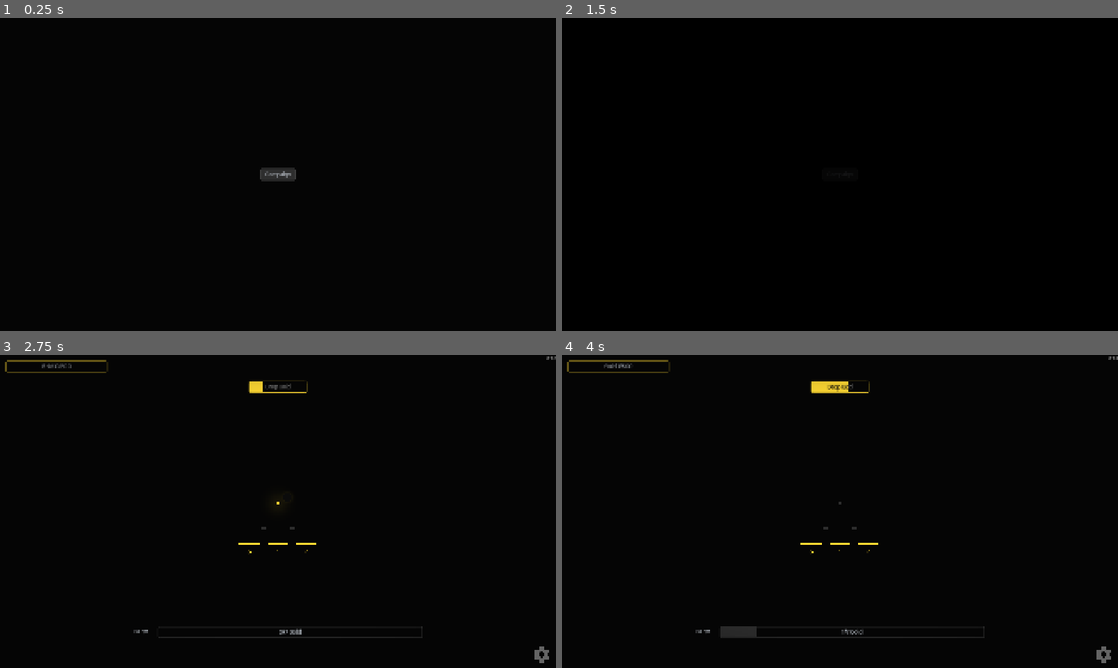
Above: before the commit, frames 1-4 (two rows, left to right).
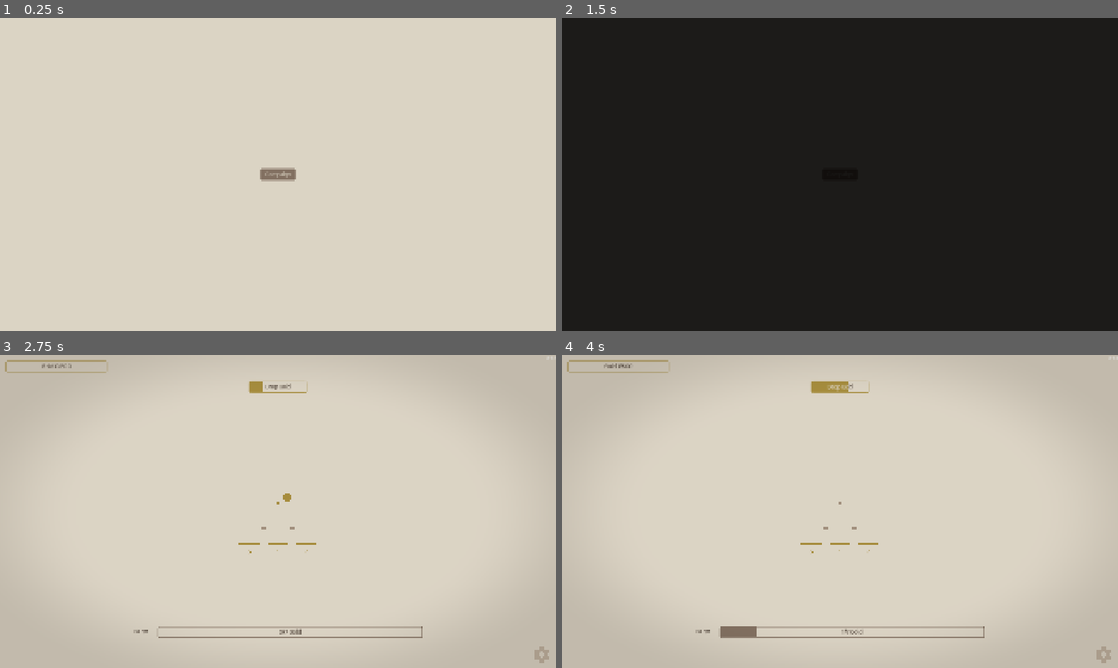
Above: after the commit, the same moments.

Repository: kjbrown-sandbox/pleenko
Game: Godot game, scene res://entities/main_menu/main_menu.tscn
Two runs of this game, one before a commit and one after it. Both use one fixed random seed, a clock stepped at 60 frames per second and the inputs below.
Inputs (mouse positions are in pixels of both pictures, inside the frame that each line leads up to):
- Up to frame 1 (0.25 s): no input
- Up to frame 2 (1.5 s): click "Campaign" at 0.5 s; click "Campaign" at 1.25 s
- Up to frame 3 (2.75 s): tap Enter at 2 s; move the mouse to (400, 495) at 2.02 s; hold Right (board_right) from 2.03 s (still down); hold Space (drop_coin) from 2.03 s (still down); click (400, 495) at 2.17 s
- Up to frame 4 (4 s): move the mouse to (728, 527) at 2.77 s; release Right (board_right) at 2.78 s; release Space (drop_coin) at 2.78 s; hold Down (challenges_down) 2.78-3.53 s; tap 1 (drop_unrefined) at 2.85 s; move the mouse to (895, 442) at 3.52 s; hold Right (board_right) from 3.53 s (still down); tap P at 3.6 s

The runs differ from the first frame. In frame 1, 100% of the frame differs, in the area x 0-100%, y 0-100%; in frame 2, 100%; in frame 3, 100%; in frame 4, 100%.

Commit message:
Switch to just 2 colors: main and disabled

Diff:
--- a/autoloads/theme_provider/theme_provider.tscn
+++ b/autoloads/theme_provider/theme_provider.tscn
@@ -1,7 +1,7 @@
 [gd_scene format=3 uid="uid://bd5t24nqjmy8m"]
 
 [ext_resource type="Script" uid="uid://ddgdk7oji1mbd" path="res://autoloads/theme_provider/theme_provider.gd" id="1_tp"]
-[ext_resource type="Resource" uid="uid://cvvqj1e6abhxh" path="res://style_lab/presets/glow_dark.tres" id="2_dq7bl"]
+[ext_resource type="Resource" uid="uid://cmex0lbdpom2m" path="res://style_lab/presets/nier_parchment.tres" id="2_dq7bl"]
 
 [node name="ThemeProvider" type="Node" unique_id=602725034]
 script = ExtResource("1_tp")
--- a/entities/challenges_menu/challenge_button.gd
+++ b/entities/challenges_menu/challenge_button.gd
@@ -4,7 +4,7 @@
 signal pressed
 signal hovered(button: ChallengeButton)
 
-@export var color_source: VisualTheme.Palette = VisualTheme.Palette.GOLD_NORMAL
+@export var color_source: VisualTheme.Palette = VisualTheme.Palette.GOLD_MAIN
 @export var challenge: ChallengeData
 @export var challenge_ui_name: String
 @export var next_challenges: Array[String] = []
--- a/entities/coin/coin.gd
+++ b/entities/coin/coin.gd
@@ -79,7 +79,7 @@
 	var mesh_instance := get_node_or_null("MeshInstance3D")
 	if mesh_instance and mesh_instance.material_override is ShaderMaterial:
 		return mesh_instance.material_override.get_shader_parameter("albedo_color")
-	return ThemeProvider.theme.gold_normal
+	return ThemeProvider.theme.gold_main
 
 
 func set_color(color: Color) -> void:
--- a/entities/fill_bar/fill_bar.gd
+++ b/entities/fill_bar/fill_bar.gd
@@ -206,7 +206,7 @@
 	elif is_disabled:
 		# Can't afford but not maxed — keep fill visible to show progress
 		_fill_rect.color = _fill_color
-		_base_label.add_theme_color_override("font_color", dis_text)
+		_base_label.add_theme_color_override("font_color", t.normal_text_color)
 		_fill_label.add_theme_color_override("font_color", t.button_fill_text_color)
 		# Use the active border so the bar looks cohesive with the fill
 		for style in _main_styles:
--- a/entities/icon/icon.gd
+++ b/entities/icon/icon.gd
@@ -15,7 +15,7 @@
 	texture_normal = icon_texture
 	var mat := ShaderMaterial.new()
 	mat.shader = IconTintShader
-	mat.set_shader_parameter("tint_color", ThemeProvider.theme.button_disabled_text_color)
+	mat.set_shader_parameter("tint_color", ThemeProvider.theme.resolve(color_source))
 	material = mat
 	if interactive:
 		mouse_entered.connect(_on_mouse_entered)
@@ -30,4 +30,4 @@
 
 
 func _on_mouse_exited() -> void:
-	(material as ShaderMaterial).set_shader_parameter("tint_color", ThemeProvider.theme.button_disabled_text_color)
+	(material as ShaderMaterial).set_shader_parameter("tint_color", ThemeProvider.theme.resolve(color_source))
--- a/entities/main/coin_values.gd
+++ b/entities/main/coin_values.gd
@@ -63,10 +63,10 @@
 		add_child(bar)
 
 		var t: VisualTheme = ThemeProvider.theme
-		var fill_color: Color = t.get_active_coin_color(currency_type)
-		var disabled_color: Color = t.get_disabled_coin_color(currency_type)
+		var fill_color: Color = t.get_coin_color(currency_type)
+		var disabled_color: Color = t.get_coin_color_faded(currency_type)
 		bar.setup(fill_color, disabled_color)
-		bar._disabled_text_override = t.resolve(VisualTheme.Palette.BG_6)
+		bar._disabled_text_override = t.button_fill_text_color
 
 		var amount := CurrencyManager.get_balance(currency_type)
 		var cap := CurrencyManager.get_cap(currency_type)
--- a/entities/plinko_board/plinko_board.gd
+++ b/entities/plinko_board/plinko_board.gd
@@ -83,8 +83,8 @@
 func _setup_drop_bars() -> void:
 	var t: VisualTheme = ThemeProvider.theme
 	var currency_type: Enums.CurrencyType = TierRegistry.primary_currency(board_type)
-	var coin_color: Color = t.get_active_coin_color(currency_type)
-	var coin_color_dark: Color = t.get_disabled_coin_color(currency_type)
+	var coin_color: Color = t.get_coin_color(currency_type)
+	var coin_color_dark: Color = t.get_coin_color_faded(currency_type)
 
 	# Main drop bar
 	_drop_main.setup(coin_color, coin_color_dark)
@@ -401,8 +401,8 @@
 		return
 	_has_advanced_drop = true
 	var t: VisualTheme = ThemeProvider.theme
-	var adv_color: Color = t.get_active_coin_color(advanced_bucket_type)
-	var adv_color_dark: Color = t.get_disabled_coin_color(advanced_bucket_type)
+	var adv_color: Color = t.get_coin_color(advanced_bucket_type)
+	var adv_color_dark: Color = t.get_coin_color_faded(advanced_bucket_type)
 	_drop_advanced.setup(adv_color, adv_color_dark)
 	_drop_advanced.update_text("Drop %s" % FormatUtils.currency_name(advanced_bucket_type))
 	_drop_advanced.main_pressed.connect(func(): request_drop(_get_advanced_drop_costs(), advanced_bucket_type))
--- a/style_lab/presets/cool_slate.tres
+++ b/style_lab/presets/cool_slate.tres
@@ -12,15 +12,6 @@
 bg_shade_4 = Color(0.4, 0.44, 0.52, 1)
 bg_shade_5 = Color(0.6, 0.65, 0.8, 1)
 bg_shade_6 = Color(0.85, 0.88, 0.95, 1)
-gold_dark = Color(0.6, 0.5, 0.12, 1)
-gold_normal = Color(0.95, 0.82, 0.3, 1)
-gold_light = Color(1, 0.94, 0.6, 1)
-orange_dark = Color(0.55, 0.28, 0.12, 1)
-orange_normal = Color(0.95, 0.5, 0.25, 1)
-orange_light = Color(1, 0.72, 0.5, 1)
-red_dark = Color(0.5, 0.1, 0.08, 1)
-red_normal = Color(0.9, 0.25, 0.2, 1)
-red_light = Color(1, 0.5, 0.45, 1)
 ambient_light_source = 2
 directional_light_source = 3
 body_text_source = 4
@@ -36,6 +27,7 @@
 bucket_roughness = 0.6
 bucket_metallic = 0.15
 label_font = ExtResource("1_fbp74")
+coin_shape = 0
 coin_radius = 0.14
 coin_roughness = 0.2
 coin_metallic = 0.6
--- a/style_lab/presets/glow_dark.tres
+++ b/style_lab/presets/glow_dark.tres
@@ -11,16 +11,13 @@
 bg_shade_3 = Color(0.18, 0.18, 0.18, 1)
 bg_shade_4 = Color(0.3, 0.3, 0.3, 1)
 bg_shade_5 = Color(0.55, 0.55, 0.55, 1)
-bg_shade_6 = Color(0.85, 0.88, 0.92, 1)
-gold_dark = Color(0.85, 0.72, 0.17, 1)
-gold_normal = Color(1, 0.85, 0.2, 1)
-gold_light = Color(1, 0.95, 0.5, 1)
-orange_dark = Color(0.85, 0.42, 0.12, 1)
-orange_normal = Color(1, 0.5, 0.15, 1)
-orange_light = Color(1, 0.75, 0.4, 1)
-red_dark = Color(0.85, 0.17, 0.12, 1)
-red_normal = Color(1, 0.2, 0.15, 1)
-red_light = Color(1, 0.5, 0.4, 1)
+bg_shade_6 = Color(0.95, 0.96, 0.98, 1)
+gold_main = Color(1, 0.85, 0.2, 1)
+gold_faded = Color(0.85, 0.72, 0.17, 1)
+orange_main = Color(1, 0.55, 0.25, 1)
+orange_faded = Color(0.85, 0.42, 0.12, 1)
+red_main = Color(1, 0.35, 0.3, 1)
+red_faded = Color(1, 0.25, 0.2, 1)
 ambient_light_source = 1
 directional_light_source = 2
 peg_color_source = 2
@@ -30,8 +27,6 @@
 coin_halo_radius = 2.5
 coin_halo_opacity = 0.2
 coin_silhouette = true
-button_enabled_source = 2
-button_disabled_source = 1
 button_font = ExtResource("1_fbp74")
 button_bg_source = 15
 button_disabled_text_source = 4
--- a/style_lab/presets/nier_burnt_parchment.tres
+++ b/style_lab/presets/nier_burnt_parchment.tres
@@ -12,15 +12,12 @@
 bg_shade_4 = Color(0.64, 0.56, 0.47, 1)
 bg_shade_5 = Color(0.76, 0.69, 0.6, 1)
 bg_shade_6 = Color(0.85, 0.8, 0.71, 1)
-gold_dark = Color(0.62, 0.48, 0.22, 1)
-gold_normal = Color(0.72, 0.56, 0.26, 1)
-gold_light = Color(0.76, 0.64, 0.38, 1)
-orange_dark = Color(0.65, 0.38, 0.22, 1)
-orange_normal = Color(0.76, 0.46, 0.28, 1)
-orange_light = Color(0.78, 0.54, 0.38, 1)
-red_dark = Color(0.58, 0.26, 0.26, 1)
-red_normal = Color(0.68, 0.3, 0.33, 1)
-red_light = Color(0.72, 0.4, 0.4, 1)
+gold_main = Color(0.62, 0.48, 0.22, 1)
+gold_faded = Color(0.76, 0.64, 0.38, 1)
+orange_main = Color(0.65, 0.38, 0.22, 1)
+orange_faded = Color(0.78, 0.54, 0.38, 1)
+red_main = Color(0.58, 0.26, 0.26, 1)
+red_faded = Color(0.72, 0.4, 0.4, 1)
 background_source = 5
 ambient_light_source = 3
 directional_light_source = 4
@@ -28,7 +25,6 @@
 normal_text_source = 0
 body_text_source = 2
 overlay_opacity = 0.5
-swap_fill_shading = true
 label_font = ExtResource("1_fbp74")
 button_enabled_source = 2
 button_disabled_source = 4
--- a/style_lab/presets/nier_parchment.tres
+++ b/style_lab/presets/nier_parchment.tres
@@ -12,15 +12,12 @@
 bg_shade_4 = Color(0.63, 0.56, 0.49, 1)
 bg_shade_5 = Color(0.75, 0.69, 0.62, 1)
 bg_shade_6 = Color(0.86, 0.83, 0.77, 1)
-gold_dark = Color(0.65, 0.55, 0.24, 1)
-gold_normal = Color(0.75, 0.64, 0.3, 1)
-gold_light = Color(0.8, 0.73, 0.44, 1)
-orange_dark = Color(0.65, 0.38, 0.22, 1)
-orange_normal = Color(0.76, 0.46, 0.28, 1)
-orange_light = Color(0.78, 0.54, 0.38, 1)
-red_dark = Color(0.58, 0.26, 0.26, 1)
-red_normal = Color(0.68, 0.3, 0.33, 1)
-red_light = Color(0.72, 0.4, 0.4, 1)
+gold_main = Color(0.65, 0.55, 0.24, 1)
+gold_faded = Color(0.8, 0.73, 0.44, 1)
+orange_main = Color(0.65, 0.38, 0.22, 1)
+orange_faded = Color(0.78, 0.54, 0.38, 1)
+red_main = Color(0.58, 0.26, 0.26, 1)
+red_faded = Color(0.72, 0.4, 0.4, 1)
 background_source = 5
 ambient_light_source = 3
 directional_light_source = 4
@@ -28,8 +25,8 @@
 normal_text_source = 0
 body_text_source = 2
 overlay_opacity = 0.5
-swap_fill_shading = true
 label_font = ExtResource("1_fbp74")
+coin_shape = 0
 button_enabled_source = 2
 button_disabled_source = 4
 button_hovered_source = 15
--- a/style_lab/presets/warm_dark_halo.tres
+++ b/style_lab/presets/warm_dark_halo.tres
@@ -14,26 +14,23 @@
 bg_shade_5 = Color(0.7, 0.75, 0.85, 1)
 bg_shade_6 = Color(0.9, 0.92, 0.96, 1)
 
-gold_dark = Color(0.6, 0.5, 0.12, 1)
-gold_normal = Color(0.95, 0.82, 0.3, 1)
-gold_light = Color(1.0, 0.94, 0.6, 1)
+gold_faded = Color(0.6, 0.5, 0.12, 1)
+gold_main = Color(0.95, 0.82, 0.3, 1)
 
-orange_dark = Color(0.55, 0.28, 0.12, 1)
-orange_normal = Color(0.95, 0.5, 0.25, 1)
-orange_light = Color(1.0, 0.72, 0.5, 1)
+orange_faded = Color(0.55, 0.28, 0.12, 1)
+orange_main = Color(0.95, 0.5, 0.25, 1)
 
-red_dark = Color(0.5, 0.1, 0.08, 1)
-red_normal = Color(0.9, 0.25, 0.2, 1)
-red_light = Color(1.0, 0.5, 0.45, 1)
+red_faded = Color(0.5, 0.1, 0.08, 1)
+red_main = Color(0.9, 0.25, 0.2, 1)
 
 background_source = 15
 ambient_light_source = 2
 directional_light_source = 3
 peg_color_source = 3
-high_multiplier_source = 14
+high_multiplier_source = 13
 normal_text_source = 5
 body_text_source = 4
-at_cap_text_source = 14
+at_cap_text_source = 13
 overlay_source = 15
 overlay_opacity = 0.6
 
--- a/style_lab/presets/warm_minimal.tres
+++ b/style_lab/presets/warm_minimal.tres
@@ -13,25 +13,22 @@
 bg_shade_5 = Color(0.88, 0.85, 0.80, 1)
 bg_shade_6 = Color(0.96, 0.95, 0.92, 1)
 
-gold_dark = Color(0.55, 0.45, 0.10, 1)
-gold_normal = Color(0.85, 0.75, 0.25, 1)
-gold_light = Color(1.0, 0.94, 0.55, 1)
+gold_faded = Color(0.55, 0.45, 0.10, 1)
+gold_main = Color(0.85, 0.75, 0.25, 1)
 
-orange_dark = Color(0.55, 0.25, 0.12, 1)
-orange_normal = Color(0.85, 0.45, 0.3, 1)
-orange_light = Color(1.0, 0.7, 0.55, 1)
+orange_faded = Color(0.55, 0.25, 0.12, 1)
+orange_main = Color(0.85, 0.45, 0.3, 1)
 
-red_dark = Color(0.4, 0.08, 0.1, 1)
-red_normal = Color(0.7, 0.2, 0.25, 1)
-red_light = Color(1.0, 0.45, 0.45, 1)
+red_faded = Color(0.4, 0.08, 0.1, 1)
+red_main = Color(0.7, 0.2, 0.25, 1)
 
 background_source = 5
 ambient_light_source = 4
 directional_light_source = 5
 peg_color_source = 3
-high_multiplier_source = 14
+high_multiplier_source = 13
 normal_text_source = 0
 body_text_source = 2
-at_cap_text_source = 14
+at_cap_text_source = 13
 overlay_source = 15
 overlay_opacity = 0.6
--- a/style_lab/visual_theme.gd
+++ b/style_lab/visual_theme.gd
@@ -15,11 +15,11 @@
 
 # ── Palette enum ─────────────────────────────────────────────────────
 enum Palette {
-	BG_1, BG_2, BG_3, BG_4, BG_5, BG_6,
-	GOLD_DARK, GOLD_NORMAL, GOLD_LIGHT,
-	ORANGE_DARK, ORANGE_NORMAL, ORANGE_LIGHT,
-	RED_DARK, RED_NORMAL, RED_LIGHT,
-	BG_7,
+	BG_1 = 0, BG_2 = 1, BG_3 = 2, BG_4 = 3, BG_5 = 4, BG_6 = 5,
+	GOLD_FADED = 6, GOLD_MAIN = 7,
+	ORANGE_FADED = 9, ORANGE_MAIN = 10,
+	RED_FADED = 12, RED_MAIN = 13,
+	BG_7 = 15,
 }
 
 # ── Colors (master palette) ──────────────────────────────────────────
@@ -33,21 +33,18 @@
 @export var bg_shade_5 := Color(0.85, 0.83, 0.80)
 @export var bg_shade_6 := Color(0.96, 0.95, 0.92)                # lightest
 
-# Per-currency colors: dark, normal, light
+# Per-currency colors: main (prominent) and faded (muted/disabled)
 @export_group("Colors – Gold")
-@export var gold_dark := Color(0.55, 0.45, 0.10)
-@export var gold_normal := Color(0.85, 0.75, 0.25)
-@export var gold_light := Color(1.0, 0.94, 0.55)
+@export var gold_main := Color(0.85, 0.75, 0.25)
+@export var gold_faded := Color(0.55, 0.45, 0.10)
 
 @export_group("Colors – Orange")
-@export var orange_dark := Color(0.55, 0.25, 0.12)
-@export var orange_normal := Color(0.85, 0.45, 0.3)
-@export var orange_light := Color(1.0, 0.7, 0.55)
+@export var orange_main := Color(0.85, 0.45, 0.3)
+@export var orange_faded := Color(0.55, 0.25, 0.12)
 
 @export_group("Colors – Red")
-@export var red_dark := Color(0.4, 0.08, 0.1)
-@export var red_normal := Color(0.7, 0.2, 0.25)
-@export var red_light := Color(1.0, 0.45, 0.45)
+@export var red_main := Color(0.7, 0.2, 0.25)
+@export var red_faded := Color(0.4, 0.08, 0.1)
 
 # ── Color assignments (pick from palette via dropdown) ───────────────
 @export_group("Color Assignments")
@@ -55,14 +52,13 @@
 @export var ambient_light_source: Palette = Palette.BG_5
 @export var directional_light_source: Palette = Palette.BG_6
 @export var peg_color_source: Palette = Palette.BG_4
-@export var high_multiplier_source: Palette = Palette.RED_LIGHT
+@export var high_multiplier_source: Palette = Palette.RED_MAIN
 @export var hit_bucket_source: Palette = Palette.BG_6            # color for hit/target/forbidden buckets
 @export var normal_text_source: Palette = Palette.BG_6
 @export var body_text_source: Palette = Palette.BG_4
-@export var at_cap_text_source: Palette = Palette.RED_LIGHT
+@export var at_cap_text_source: Palette = Palette.RED_MAIN
 @export var overlay_source: Palette = Palette.BG_7
 @export var overlay_opacity := 0.6
-@export var swap_fill_shading := false                            # true for light themes: active=dark, disabled=light
 
 # ── Environment ──────────────────────────────────────────────────────
 @export_group("Environment")
@@ -203,15 +199,12 @@
 		Palette.BG_5: return bg_shade_5
 		Palette.BG_6: return bg_shade_6
 		Palette.BG_7: return bg_shade_7
-		Palette.GOLD_DARK: return gold_dark
-		Palette.GOLD_NORMAL: return gold_normal
-		Palette.GOLD_LIGHT: return gold_light
-		Palette.ORANGE_DARK: return orange_dark
-		Palette.ORANGE_NORMAL: return orange_normal
-		Palette.ORANGE_LIGHT: return orange_light
-		Palette.RED_DARK: return red_dark
-		Palette.RED_NORMAL: return red_normal
-		Palette.RED_LIGHT: return red_light
+		Palette.GOLD_MAIN: return gold_main
+		Palette.GOLD_FADED: return gold_faded
+		Palette.ORANGE_MAIN: return orange_main
+		Palette.ORANGE_FADED: return orange_faded
+		Palette.RED_MAIN: return red_main
+		Palette.RED_FADED: return red_faded
 		_: return bg_shade_6
 
 
@@ -281,8 +274,8 @@
 
 func apply_button_theme(button: Button, currency_type: int = -1) -> void:
 	var enabled_col := get_coin_color(currency_type) if currency_type >= 0 else button_enabled_color
-	var hovered_col := get_coin_color_light(currency_type) if currency_type >= 0 else button_hovered_color
-	var disabled_col := get_coin_color_dark(currency_type) if currency_type >= 0 else button_disabled_color
+	var hovered_col := get_coin_color(currency_type).lightened(0.2) if currency_type >= 0 else button_hovered_color
+	var disabled_col := get_coin_color_faded(currency_type) if currency_type >= 0 else button_disabled_color
 	var border_col := get_coin_color(currency_type) if currency_type >= 0 else button_border_color
 	button.add_theme_stylebox_override("normal", _make_stylebox(enabled_col, border_col))
 	button.add_theme_stylebox_override("hover", _make_stylebox(hovered_col, border_col))
@@ -303,34 +296,18 @@
 
 func get_coin_color(currency_type: int) -> Color:
 	match currency_type:
-		GOLD_COIN: return gold_normal
-		RAW_ORANGE, ORANGE_COIN: return orange_normal
-		RAW_RED, RED_COIN: return red_normal
-		_: return gold_normal
-
-
-func get_coin_color_light(currency_type: int) -> Color:
+		GOLD_COIN: return gold_main
+		RAW_ORANGE, ORANGE_COIN: return orange_main
+		RAW_RED, RED_COIN: return red_main
+		_: return gold_main
+
+
+func get_coin_color_faded(currency_type: int) -> Color:
 	match currency_type:
-		GOLD_COIN: return gold_light
-		RAW_ORANGE, ORANGE_COIN: return orange_light
-		RAW_RED, RED_COIN: return red_light
-		_: return gold_light
-
-
-func get_coin_color_dark(currency_type: int) -> Color:
-	match currency_type:
-		GOLD_COIN: return gold_dark
-		RAW_ORANGE, ORANGE_COIN: return orange_dark
-		RAW_RED, RED_COIN: return red_dark
-		_: return gold_dark
-
-
-func get_active_coin_color(currency_type: int) -> Color:
-	return get_coin_color_dark(currency_type) if swap_fill_shading else get_coin_color(currency_type)
-
-
-func get_disabled_coin_color(currency_type: int) -> Color:
-	return get_coin_color_light(currency_type) if swap_fill_shading else get_coin_color_dark(currency_type)
+		GOLD_COIN: return gold_faded
+		RAW_ORANGE, ORANGE_COIN: return orange_faded
+		RAW_RED, RED_COIN: return red_faded
+		_: return gold_faded
 
 
 func get_bucket_color(currency_type: int) -> Color:
@@ -433,7 +410,7 @@
 
 	# Color flash
 	if flash_white and material:
-		var flash_color := get_coin_color_light(currency)
+		var flash_color := get_coin_color(currency).lightened(0.3)
 		material.albedo_color = flash_color
 		var rest_color: Color = hit_bucket_color if is_hit else get_bucket_color(currency)
 		var color_tween := node.create_tween()
